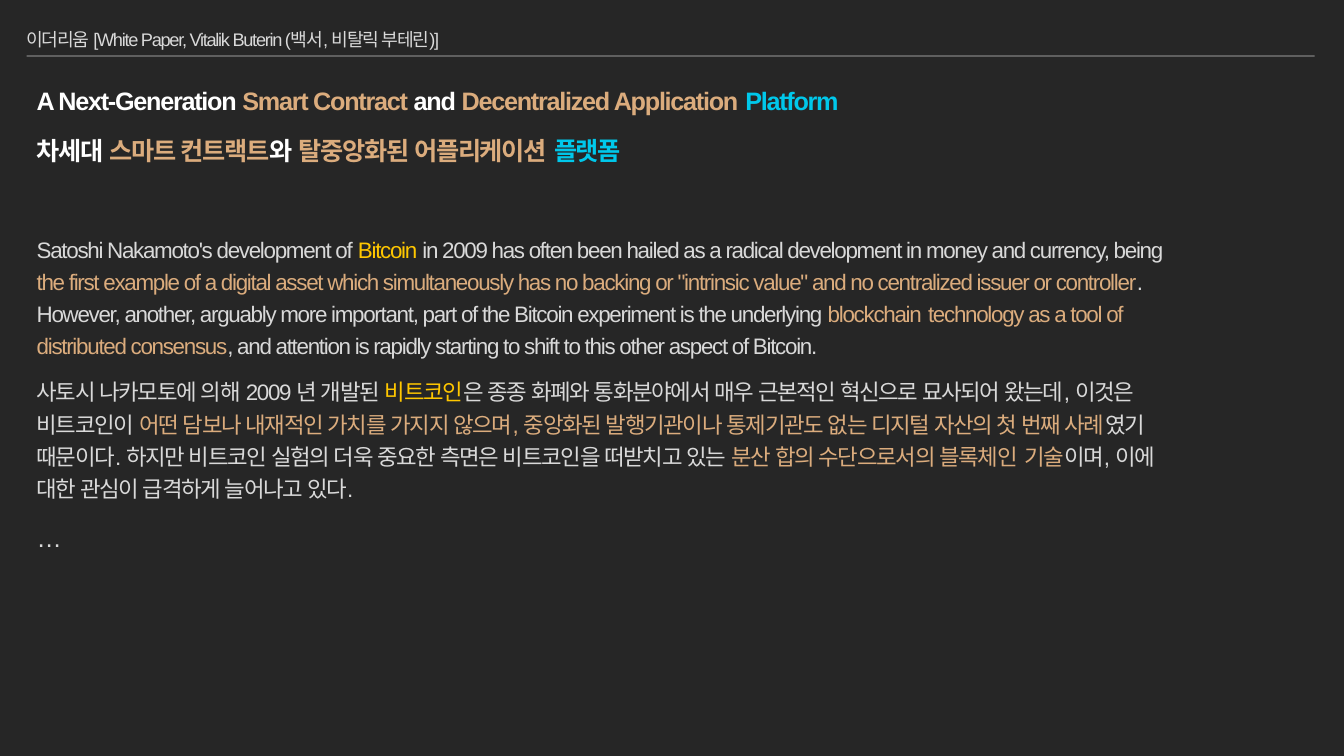
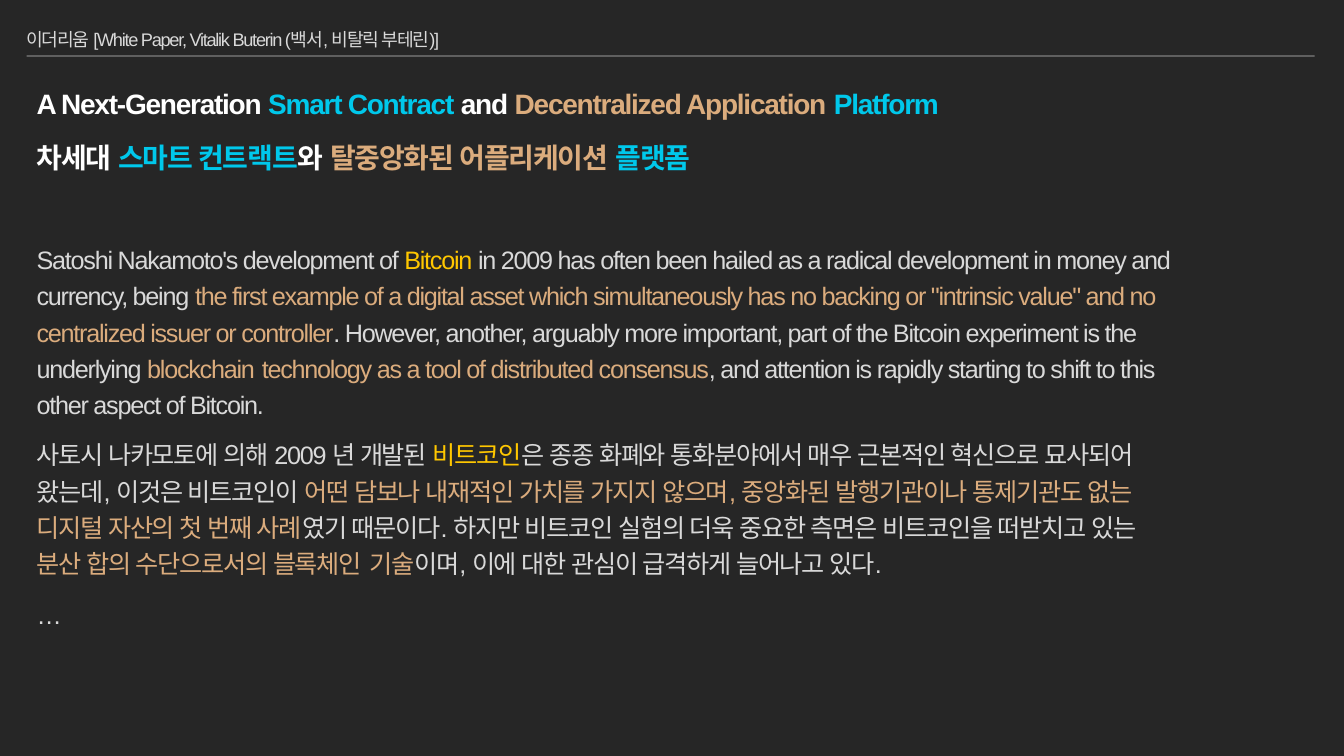
Before and after one commit to moss0801/blockchain-doc, a slide deck: slide 9 of General/Blockchain Part1.pptx. Drawn at 1344x756 pixels with LibreOffice and Linux fonts; fonts in the diff are those of the drawing. Boxes give left, top, right and bottom in pixels: in the first picture for what was removed or moved away, otherwise in the second. Text is boxed around its words. In the diff, an @@ line names an element or a change of style, - is before the commit and + after.

Commit message:
Blockchain Part2 EVM

```diff
--- a/General/Blockchain Part1.pptx
+++ b/General/Blockchain Part1.pptx
@@ text at [37, 93, 1171, 577]: size 18 to 20 pt in "A Next-Generation Smart Contract and Decentralized Applicati ...", "차세대 스마트 컨트랙트와 탈중앙화된 어플리케이션 플랫폼"; text colour #DBAC7D to #00C8EB in "Smart Contract", "스마트 컨트랙트와"; size 16 to 18 pt in "Satoshi Nakamoto's development of Bitcoin in 2009 ...", "사토시 나카모토에 의해 2009 년 개발된 비트코인은 ..." @@
```
Also in this commit, not shown: 6 other slides changed, 2 other files.
